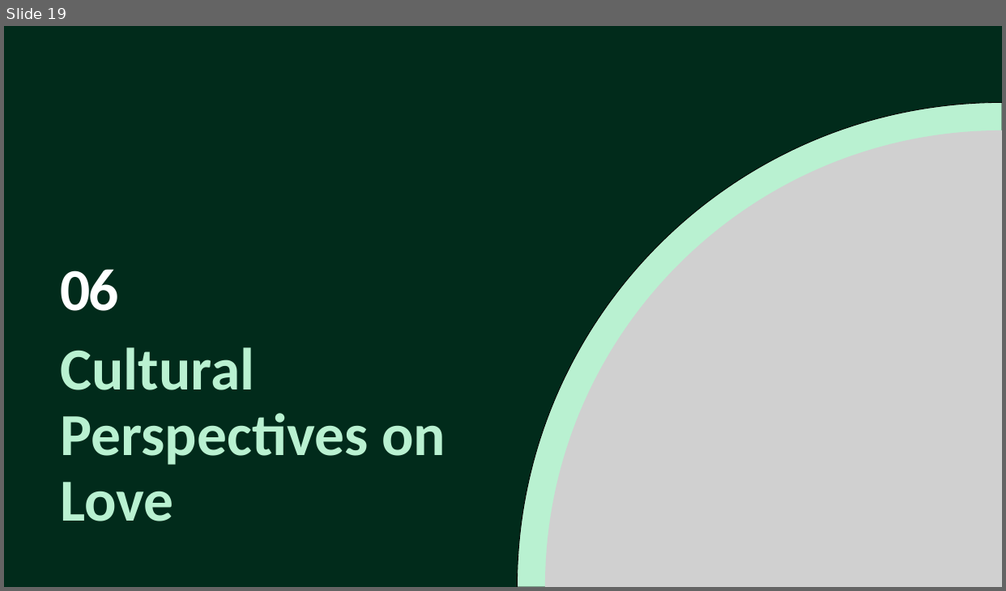
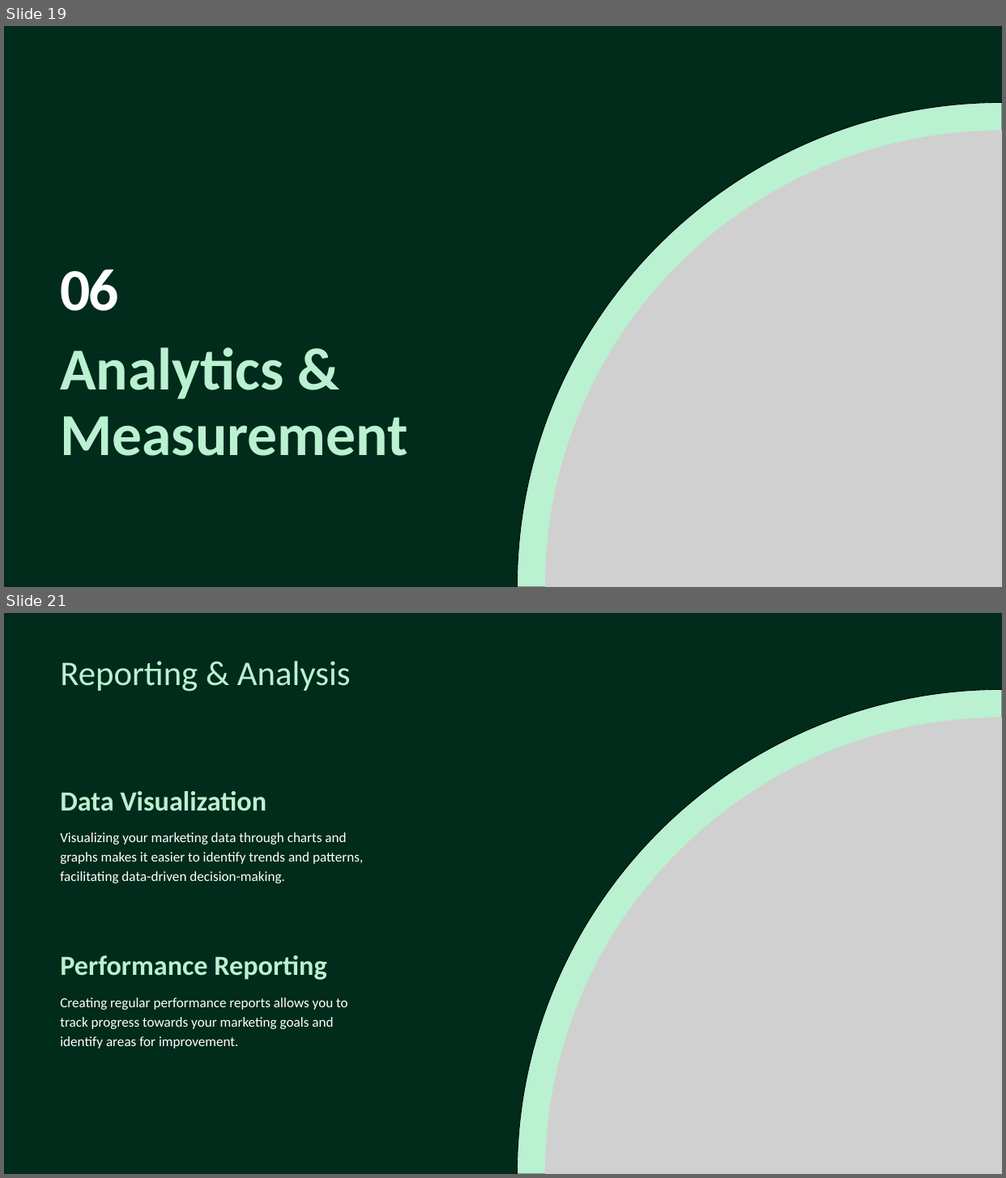
Before and after one commit to Manpreet1710/ppt-maker, a slide deck: output_ppt.pptx. Shown one above the other, each under a label of ours: slide 19 before the commit, slides 19 and 21 after it; the slides between them are not shown. The pictures are 1006x591 and 1006x1178 pixels, drawn with LibreOffice and Linux fonts; fonts in the diff are those of the drawing; grey boxes stand for pictures. Boxes give left, top, right and bottom in pixels: in the first picture for what was removed or moved away, otherwise in the second. Text is boxed around its words. In the diff, an @@ line names an element or a change of style, - is before the commit and + after.

```diff
--- a/output_ppt.pptx
+++ b/output_ppt.pptx
@@ slide 21 added at (4, 613, 1002, 1174), background #012B1B @@
@@ text added at (60, 661, 351, 692), 50 pt, text #B9F1D1 @@
+Reporting & Analysis
@@ freeform shape added at (517, 689, 1002, 1174), fill #B9F1D1, outline #000000 1 pt @@
@@ picture added at (545, 717, 1002, 1174) @@
@@ text added at (60, 791, 267, 811), 40 pt, text #B9F1D1, bold @@
+Data Visualization
@@ text added at (60, 833, 363, 884), 20 pt, text #FFFFFF @@
+Visualizing your marketing data through charts and graphs makes it easier to identify trends and patterns, facilitating data-driven decision-making.
@@ text added at (60, 956, 326, 980), 40 pt, text #B9F1D1, bold @@
+Performance Reporting
@@ text added at (60, 998, 348, 1049), 20 pt, text #FFFFFF @@
+Creating regular performance reports allows you to track progress towards your marketing goals and identify areas for improvement.
@@ slide 19 changed as well @@
@@ text at (60, 348, 408, 456): text changed @@
-Cultural Perspectives on Love
+Analytics & Measurement
```
Also in this commit, not shown: 6 other slides changed, 12 other slides added, 13 slides removed, 7 other files.
